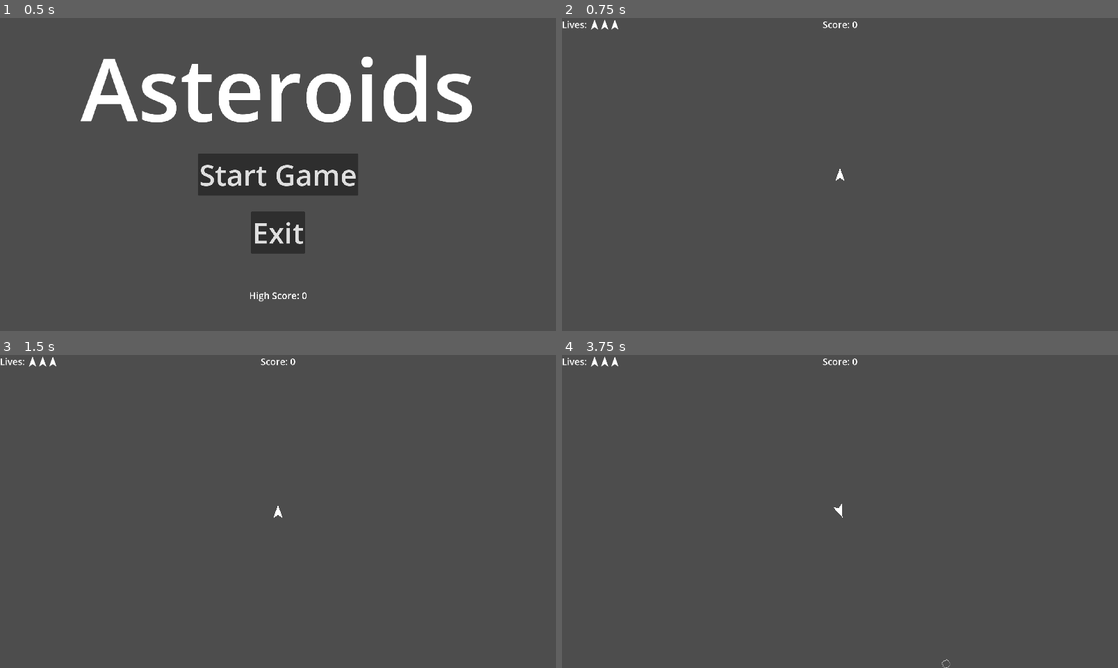
Above: before the commit, frames 1-4 (two rows, left to right).
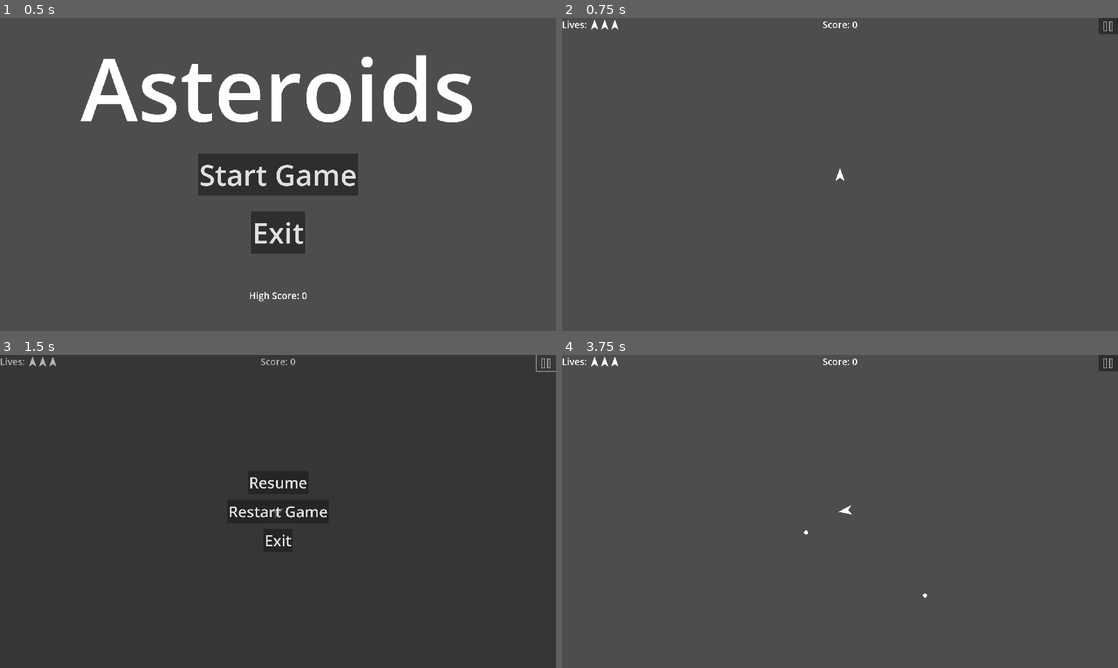
Above: after the commit, the same moments.

Repository: CoilSeb/AsteroidsWorkshop
Game: Godot game, scene res://Scenes/Start_Screen/Start_Screen.tscn
Same seed, same stepped clock (60 frames per second), same inputs: the game is played once before the commit and once after it.
Inputs (mouse positions are in pixels of both pictures, inside the frame that each line leads up to):
- Up to frame 1 (0.5 s): no input
- Up to frame 2 (0.75 s): click "Start Game" at 0.5 s
- Up to frame 3 (1.5 s): click (544, 364) at 1.27 s
- Up to frame 4 (3.75 s): click (840, 511) at 2 s, where only the run after the commit has a clickable "Restart Game"; tap Enter at 2.75 s; move the mouse to (962, 495) at 2.77 s; hold D (rotate_right) 2.78-3.53 s; hold Space (shoot) 2.78-3.53 s; click (962, 495) at 2.92 s; move the mouse to (728, 527) at 3.52 s; hold A (rotate_left) from 3.53 s (still down); tap Space (shoot) at 3.6 s; click (728, 527) at 3.67 s

Frame 1 is identical in both runs. In frame 2, 0.2% of the frame differs, in the area x 96-100%, y 0-6%; in frame 3, 2.8%, in the area x 0-100%, y 0-64%; in frame 4, 0.3%.

Commit message:
Add attack, spawn, and invulnerability cheats

Diff:
--- a/Global Scripts/Globals.gd
+++ b/Global Scripts/Globals.gd
@@ -6,6 +6,9 @@
 
 signal increase_score(value)
 signal take_damage(player)
+signal toggle_attack_cheats
+signal toggle_spawn_cheats
+signal toggle_inv_cheats
 
 
 func _ready():
--- a/Scenes/Game/Game.gd
+++ b/Scenes/Game/Game.gd
@@ -3,6 +3,8 @@
 @onready var spawn_timer = $Spawn_Timer
 
 var screen_size
+var spawn_rate = 2
+var toggle_spawn_cheats = false
 var asteroid_scenes = {
 	0: preload("res://Scenes/Large_Asteroid/Large_Asteroid.tscn"),
 	1: preload("res://Scenes/Medium_Asteroid/Medium_Asteroid.tscn"),
@@ -15,7 +17,12 @@
 
 
 func _process(_delta):
-	pass
+	if Input.is_action_just_pressed("Spawn_Cheat"):
+		toggle_spawn_cheats = !toggle_spawn_cheats
+		Globals.toggle_spawn_cheats.emit()
+		if toggle_spawn_cheats:
+			spawn_rate = 0.2
+		else: spawn_rate = 2
 
 
 func spawn_asteroid():
@@ -43,3 +50,4 @@
 
 func _on_spawn_timer_timeout():
 	spawn_asteroid()
+	spawn_timer.start(spawn_rate)
--- a/Scenes/Player/Player.gd
+++ b/Scenes/Player/Player.gd
@@ -8,11 +8,17 @@
 var maxSpeed = 10
 var rotateSpeed = 5
 var slowDown = 1
+var attack_speed = 0.35
 var immune = true
+var using_mouse = false
+var toggle_attack_cheats = false
+var toggle_inv_cheats = false
 
 
 func _ready():
 	screen_size = get_viewport_rect().size
+	Globals.connect("toggle_attack_cheats", toggle_attack_cheat)
+	Globals.connect("toggle_inv_cheats", toggle_inv_cheat)
 
 
 func _physics_process(delta):
@@ -25,10 +31,23 @@
 	if position.y > screen_size.y:
 		position.y = 0
 
+	if Input.is_action_just_pressed("Attack_Cheat"):
+		Globals.toggle_attack_cheats.emit()
+	if Input.is_action_just_pressed("Invulnerability_Cheat"):
+		Globals.toggle_inv_cheats.emit()
+
 	if Input.is_action_pressed("rotate_left"):
 		rotation += -1 * rotateSpeed * delta
+		using_mouse = false
+		immune = false
 	if Input.is_action_pressed("rotate_right"):
+		using_mouse = false
+		immune = false
 		rotation += 1 * rotateSpeed * delta
+	if Input.is_mouse_button_pressed(MOUSE_BUTTON_LEFT) || Input.is_mouse_button_pressed(MOUSE_BUTTON_RIGHT):
+		using_mouse = true
+	if using_mouse:
+		rotate(get_angle_to(get_global_mouse_position()) + (0.5 * PI))
 	if Input.is_action_pressed("thrust"):
 		velocity += ((Vector2(0, -1) * thrust * delta).rotated(rotation))
 		immune = false
@@ -44,10 +63,25 @@
 		get_parent().add_child(bulletInstance)  # Add it to the player node or a designated parent node for bullets
 		bulletInstance.global_position = global_position  # Set the bullet's position
 		bulletInstance.direction = Vector2.UP.rotated(rotation)  # Set the bullet's direction
-		shoot_timer.start(0.35)
+		shoot_timer.start(attack_speed)
 
 
 func _on_area_2d_area_entered(_area):
-	if !immune:
+	if immune :
+		return
+	elif toggle_inv_cheats:
+		return
+	else:
 		Globals.take_damage.emit(self)
 		immune = true
+
+
+func toggle_attack_cheat():
+	if toggle_attack_cheats:
+		attack_speed = 0.35
+	else: attack_speed = 0.01
+	toggle_attack_cheats = !toggle_attack_cheats
+
+
+func toggle_inv_cheat():
+	toggle_inv_cheats = !toggle_inv_cheats
--- a/Scenes/UI/UI.gd
+++ b/Scenes/UI/UI.gd
@@ -6,6 +6,9 @@
 func _ready():
 	Globals.connect("increase_score", update_score)
 	Globals.connect("take_damage", update_lives)
+	Globals.connect("toggle_attack_cheats", toggle_attack_label)
+	Globals.connect("toggle_spawn_cheats", toggle_spawn_label)
+	Globals.connect("toggle_inv_cheats", toggle_inv_label)
 	screen_size = get_viewport().get_visible_rect().size
 
 
@@ -51,6 +54,10 @@
 	$Restart_Button.visible = true
 
 
+func _on_pause_button_pressed():
+	toggle_pause_menu()
+
+
 func toggle_pause_menu():
 	get_tree().paused = not get_tree().paused
 	$Pause_Menu.visible = !$Pause_Menu.visible
@@ -74,3 +81,15 @@
 func _on_exit_button_pressed():
 	toggle_pause_menu()
 	get_tree().change_scene_to_file("res://Scenes/Start_Screen/Start_Screen.tscn")
+
+
+func toggle_attack_label():
+	$Attack_Cheat_Label.visible = !$Attack_Cheat_Label.visible
+
+
+func toggle_spawn_label():
+	$Spawn_Cheat_Label.visible = !$Spawn_Cheat_Label.visible
+
+
+func toggle_inv_label():
+	$Inv_Cheat_Label.visible = !$Inv_Cheat_Label.visible
--- a/Scenes/UI/UI.tscn
+++ b/Scenes/UI/UI.tscn
@@ -1,7 +1,8 @@
-[gd_scene load_steps=3 format=3 uid="uid://d0i3bx4xotdp4"]
+[gd_scene load_steps=4 format=3 uid="uid://d0i3bx4xotdp4"]
 
 [ext_resource type="Script" path="res://Scenes/UI/UI.gd" id="1_7bnfo"]
 [ext_resource type="Texture2D" uid="uid://cy2p3man040cg" path="res://Sprites/Player-1.png.png" id="2_w50yf"]
+[ext_resource type="Texture2D" uid="uid://srcma778jfmb" path="res://Sprites/Pause_Button-1.png(1).png" id="3_wq6vk"]
 
 [node name="UI" type="CanvasLayer"]
 process_mode = 3
@@ -126,7 +127,62 @@
 theme_override_font_sizes/font_size = 52
 text = "Restart Game"
 
+[node name="Pause_Button" type="Button" parent="."]
+anchors_preset = 1
+anchor_left = 1.0
+anchor_right = 1.0
+offset_left = -67.0
+offset_bottom = 56.0
+grow_horizontal = 0
+icon = ExtResource("3_wq6vk")
+icon_alignment = 1
+expand_icon = true
+
+[node name="Attack_Cheat_Label" type="Label" parent="."]
+visible = false
+anchors_preset = 4
+anchor_top = 0.5
+anchor_bottom = 0.5
+offset_top = -86.0
+offset_right = 40.0
+offset_bottom = -14.0
+grow_vertical = 2
+theme_override_font_sizes/font_size = 52
+text = "A"
+horizontal_alignment = 1
+vertical_alignment = 1
+
+[node name="Spawn_Cheat_Label" type="Label" parent="."]
+visible = false
+anchors_preset = 4
+anchor_top = 0.5
+anchor_bottom = 0.5
+offset_top = -36.0
+offset_right = 40.0
+offset_bottom = 36.0
+grow_vertical = 2
+theme_override_font_sizes/font_size = 52
+text = "S"
+horizontal_alignment = 1
+vertical_alignment = 1
+
+[node name="Inv_Cheat_Label" type="Label" parent="."]
+visible = false
+anchors_preset = 4
+anchor_top = 0.5
+anchor_bottom = 0.5
+offset_top = 14.0
+offset_right = 40.0
+offset_bottom = 86.0
+grow_vertical = 2
+theme_override_font_sizes/font_size = 52
+text = "I
+"
+horizontal_alignment = 1
+vertical_alignment = 1
+
 [connection signal="pressed" from="Restart_Button" to="." method="_on_restart_button_pressed"]
 [connection signal="pressed" from="Pause_Menu/Exit_Button" to="." method="_on_exit_button_pressed"]
 [connection signal="pressed" from="Pause_Menu/Resume_Button" to="." method="_on_resume_button_pressed"]
 [connection signal="pressed" from="Pause_Menu/Restart_Button" to="." method="_on_restart_button_pressed"]
+[connection signal="pressed" from="Pause_Button" to="." method="_on_pause_button_pressed"]
--- a/project.godot
+++ b/project.godot
@@ -39,6 +39,7 @@
 thrust={
 "deadzone": 0.5,
 "events": [Object(InputEventKey,"resource_local_to_scene":false,"resource_name":"","device":-1,"window_id":0,"alt_pressed":false,"shift_pressed":false,"ctrl_pressed":false,"meta_pressed":false,"pressed":false,"keycode":0,"physical_keycode":87,"key_label":0,"unicode":119,"echo":false,"script":null)
+, Object(InputEventMouseButton,"resource_local_to_scene":false,"resource_name":"","device":-1,"window_id":0,"alt_pressed":false,"shift_pressed":false,"ctrl_pressed":false,"meta_pressed":false,"button_mask":0,"position":Vector2(0, 0),"global_position":Vector2(0, 0),"factor":1.0,"button_index":1,"canceled":false,"pressed":false,"double_click":false,"script":null)
 ]
 }
 rotate_left={
@@ -54,11 +55,27 @@
 shoot={
 "deadzone": 0.5,
 "events": [Object(InputEventKey,"resource_local_to_scene":false,"resource_name":"","device":-1,"window_id":0,"alt_pressed":false,"shift_pressed":false,"ctrl_pressed":false,"meta_pressed":false,"pressed":false,"keycode":0,"physical_keycode":32,"key_label":0,"unicode":32,"echo":false,"script":null)
+, Object(InputEventMouseButton,"resource_local_to_scene":false,"resource_name":"","device":-1,"window_id":0,"alt_pressed":false,"shift_pressed":false,"ctrl_pressed":false,"meta_pressed":false,"button_mask":0,"position":Vector2(0, 0),"global_position":Vector2(0, 0),"factor":1.0,"button_index":2,"canceled":false,"pressed":false,"double_click":false,"script":null)
 ]
 }
 Escape={
 "deadzone": 0.5,
-"events": [Object(InputEventKey,"resource_local_to_scene":fa …(119 unchanged characters)… ressed":false,"pressed":false,"keycode":0,"physical_keycode":4194305,"key_label":0,"unicode":0,"echo":false,"script":null)
+"events": [Object(InputEventKey,"resource_local_to_scene":fa …(119 unchanged characters)… ressed":false,"pressed":false,"keycode":4194305,"physical_keycode":4194305,"key_label":4194305,"unicode":0,"echo":false,"script":null)
+]
+}
+Attack_Cheat={
+"deadzone": 0.5,
+"events": [Object(InputEventKey,"resource_local_to_scene":false,"resource_name":"","device":-1,"window_id":0,"alt_pressed":true,"shift_pressed":false,"ctrl_pressed":false,"meta_pressed":false,"pressed":false,"keycode":0,"physical_keycode":65,"key_label":0,"unicode":97,"echo":false,"script":null)
+]
+}
+Spawn_Cheat={
+"deadzone": 0.5,
+"events": [Object(InputEventKey,"resource_local_to_scene":false,"resource_name":"","device":-1,"window_id":0,"alt_pressed":true,"shift_pressed":false,"ctrl_pressed":false,"meta_pressed":false,"pressed":false,"keycode":0,"physical_keycode":83,"key_label":0,"unicode":115,"echo":false,"script":null)
+]
+}
+Invulnerability_Cheat={
+"deadzone": 0.5,
+"events": [Object(InputEventKey,"resource_local_to_scene":false,"resource_name":"","device":-1,"window_id":0,"alt_pressed":true,"shift_pressed":false,"ctrl_pressed":false,"meta_pressed":false,"pressed":false,"keycode":0,"physical_keycode":73,"key_label":0,"unicode":105,"echo":false,"script":null)
 ]
 }
 
Binary file added: Sprites/Pause_Button-1.png(1).png
Not shown, added: Sprites/Pause_Button-1.png(1).png.import
Not shown, changed: Markdown.md
Not shown, changed: exports/linux/AsteroidsWorkshop.pck
